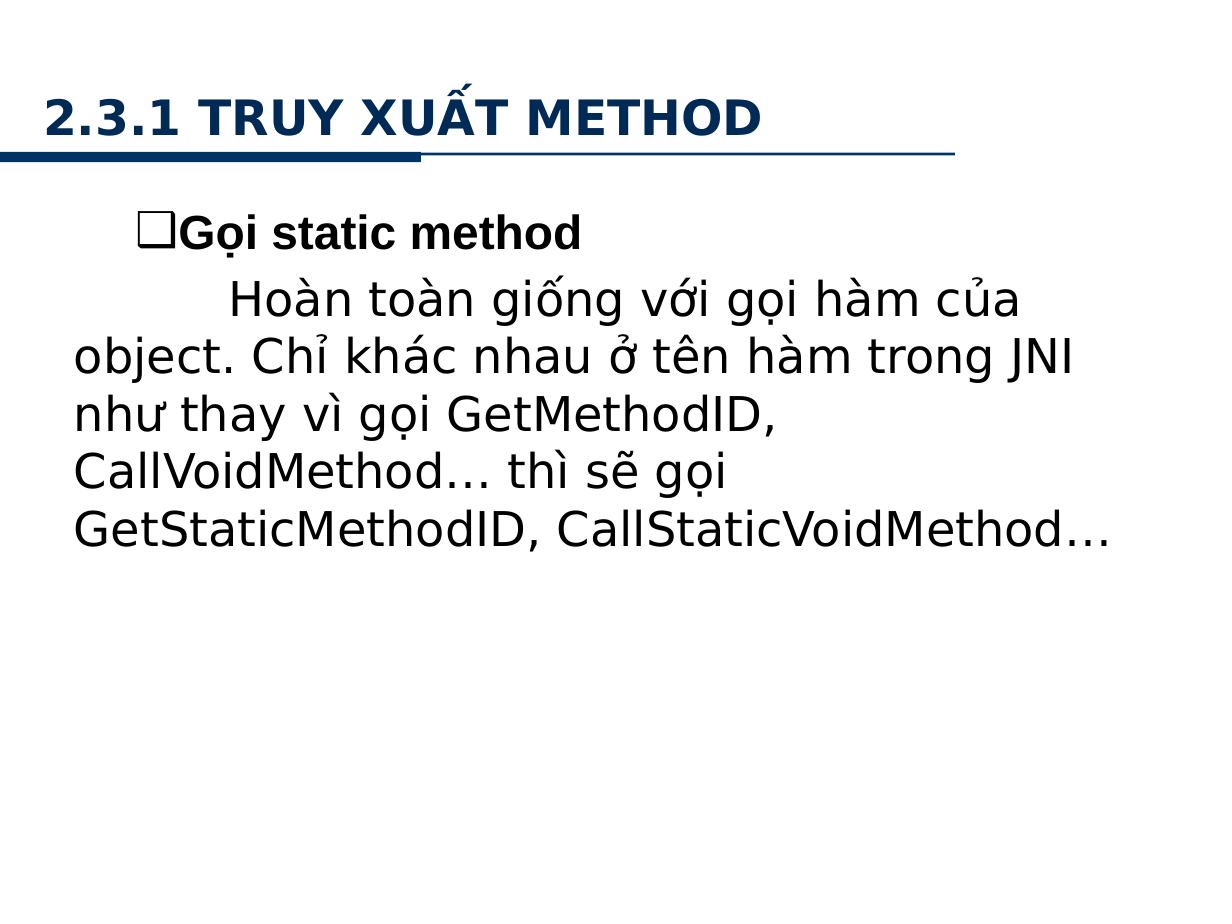
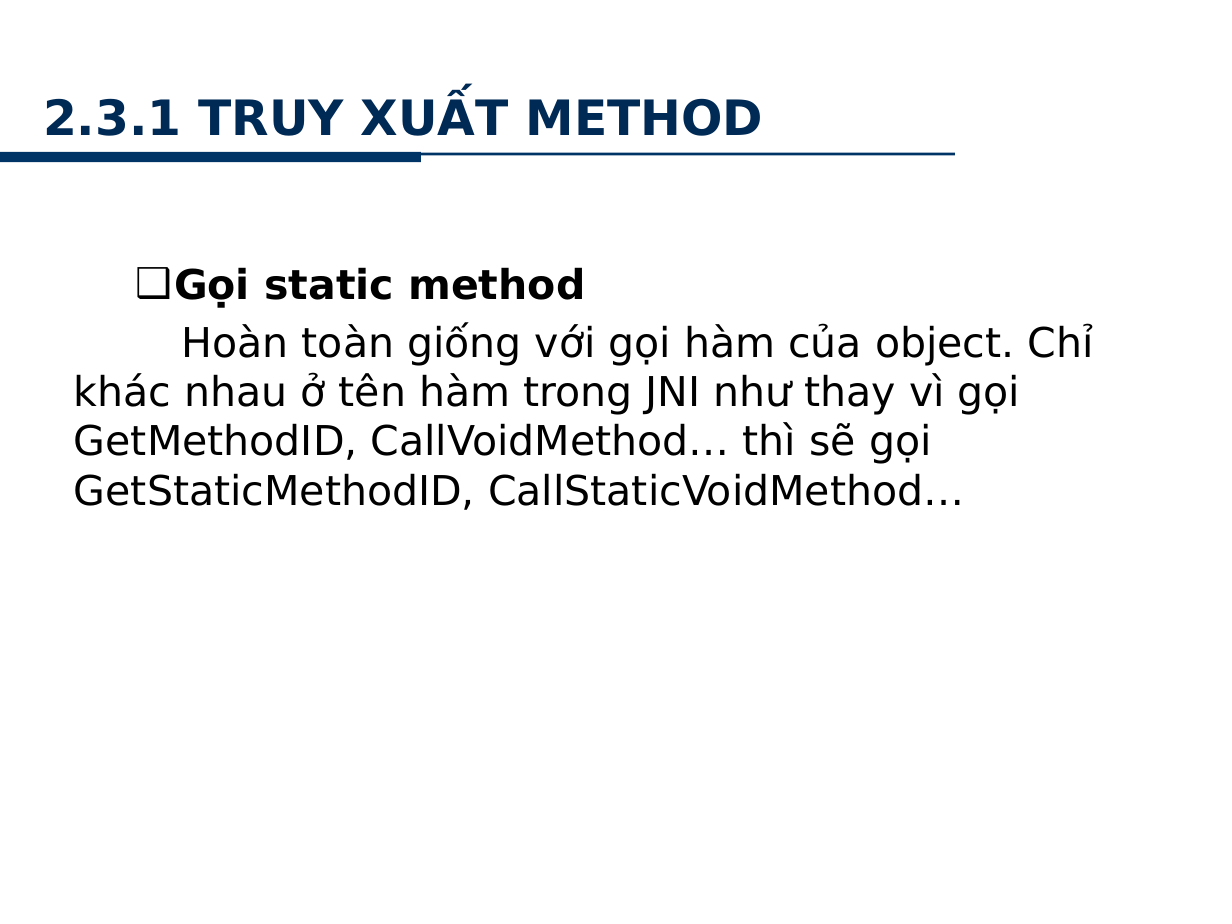
Before and after one commit to minhkhanh/UofS-Java, a slide deck: slide 21 of Seminar_JNI/Slide_00.pptx. Drawn at 1232x924 pixels with LibreOffice and Linux fonts; fonts in the diff are those of the drawing; background and template pictures are left out. Boxes give left, top, right and bottom in pixels: in the first picture for what was removed or moved away, otherwise in the second. Text is boxed around its words. In the diff, an @@ line names an element or a change of style, - is before the commit and + after.

```diff
--- a/Seminar_JNI/Slide_00.pptx
+++ b/Seminar_JNI/Slide_00.pptx
@@ text "Gọi static method" at (74, 267, 1094, 510): size 28 to 24 pt; font Arial to DejaVu Sans in "Gọi static method"; indent changed @@
```
Also in this commit, not shown: 5 other slides changed.
